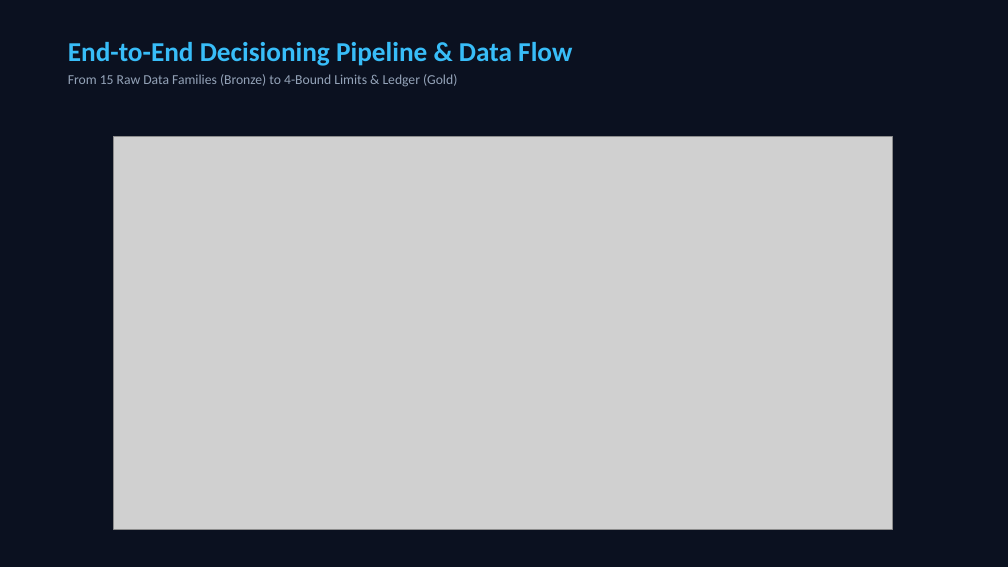
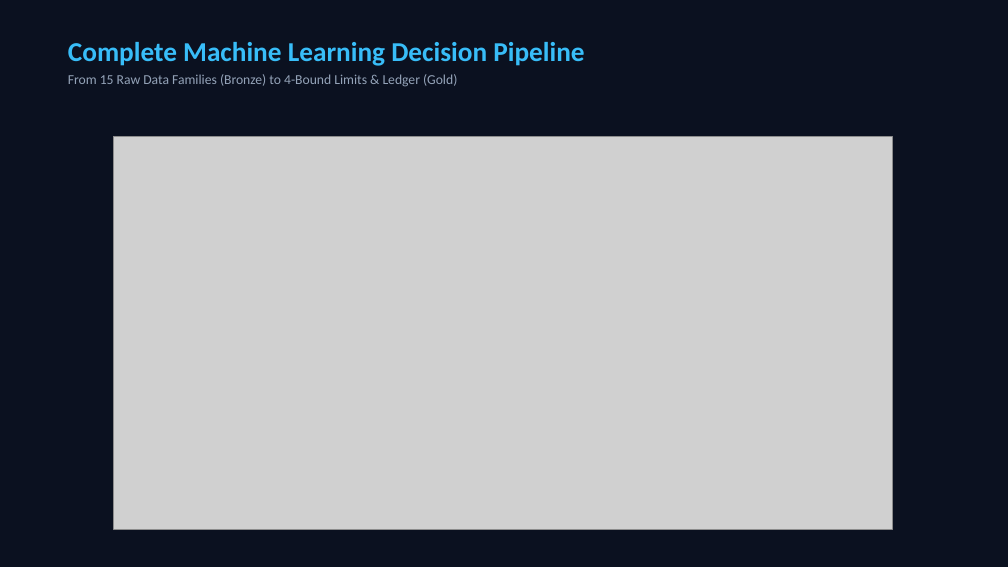
Before and after one commit to khayam1064/AI-CREDIT-SCORING, a slide deck: slide 6 of AI_Credit_Scoring_Conference_Master_Presentation.pptx (slide 4 before the commit). Drawn at 1008x567 pixels with LibreOffice and Linux fonts; fonts in the diff are those of the drawing; grey boxes stand for pictures. Boxes give left, top, right and bottom in pixels: in the first picture for what was removed or moved away, otherwise in the second. Text is boxed around its words. In the diff, an @@ line names an element or a change of style, - is before the commit and + after.

Commit message:
Divide flow diagram into 3 high-resolution slides with dedicated architecture callouts

```diff
--- a/AI_Credit_Scoring_Conference_Master_Presentation.pptx
+++ b/AI_Credit_Scoring_Conference_Master_Presentation.pptx
@@ text at [68,42,584,66]: text changed @@
-End-to-End Decisioning Pipeline & Data Flow
+Complete Machine Learning Decision Pipeline
```
Also in this commit, not shown: 3 slides added, 1 slide removed, 3 other files.
